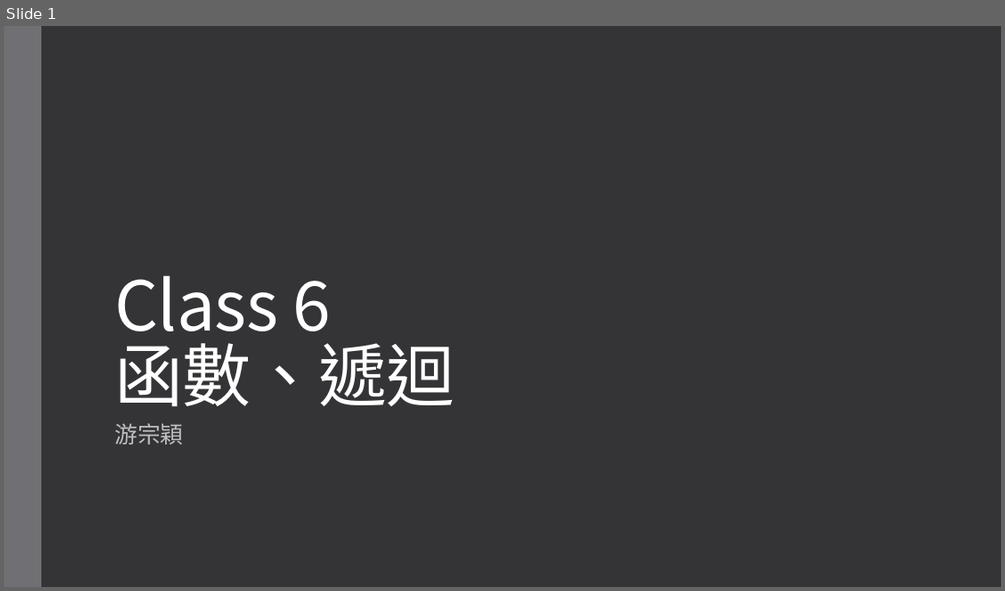
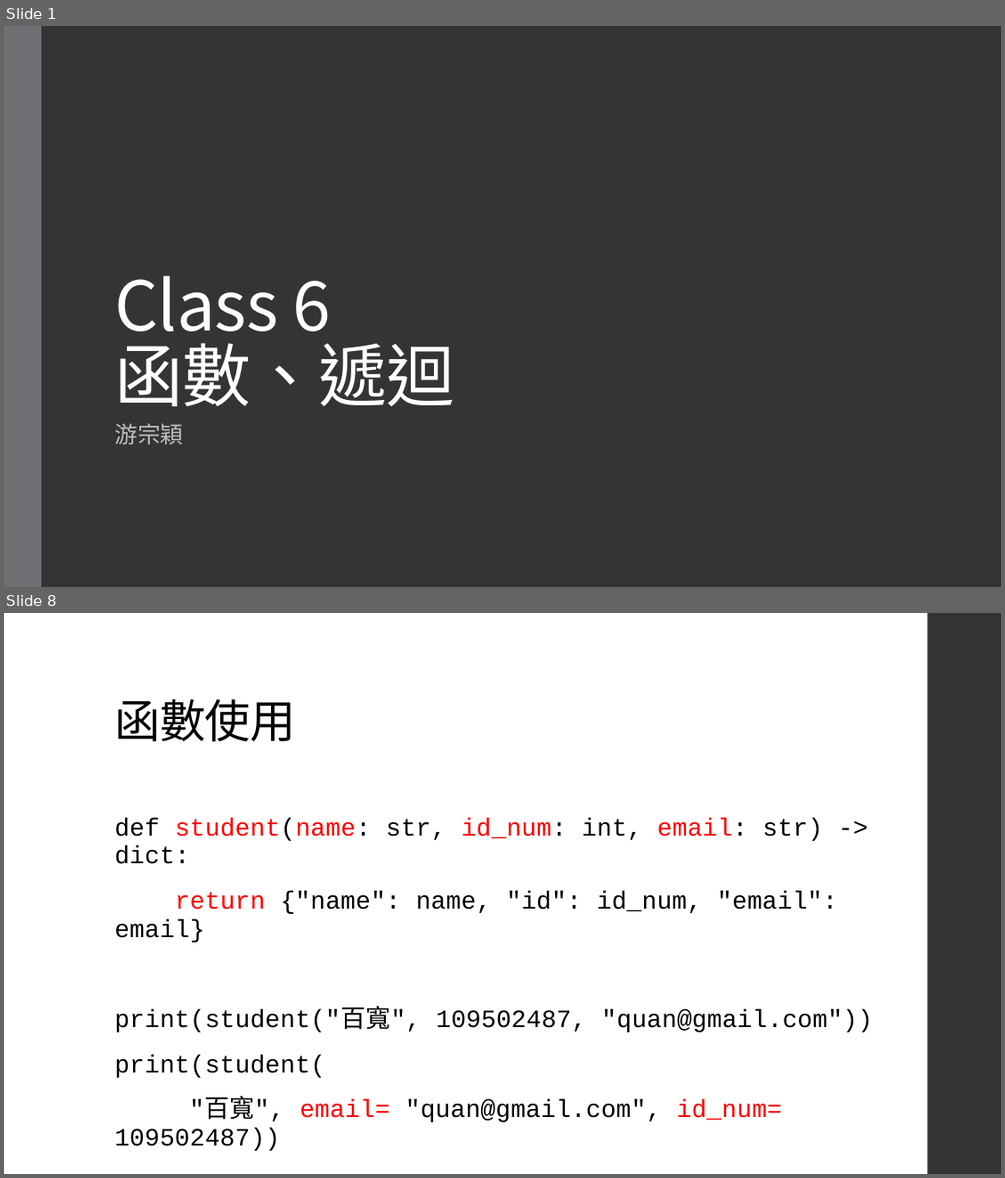
Before and after one commit to an920107/ServiceLearning, a slide deck: Class 6 函數、遞迴.pptx. Shown one above the other, each under a label of ours: slide 1 before the commit, slides 1 and 8 after it; the slides between them are not shown. The pictures are 1005x591 and 1005x1178 pixels, drawn with LibreOffice and Linux fonts; fonts in the diff are those of the drawing. Boxes give left, top, right and bottom in pixels: in the first picture for what was removed or moved away, otherwise in the second. Text is boxed around its words. In the diff, an @@ line names an element or a change of style, - is before the commit and + after.

```diff
--- a/Class 6 函數、遞迴.pptx
+++ b/Class 6 函數、遞迴.pptx
@@ slide 8 added at [4, 613, 1001, 1174], background #FFFFFF @@
@@ rectangle added at [928, 613, 1001, 1174], fill #353537 @@
@@ title added at [114, 699, 296, 742], 44 pt, text #000000 @@
+函數使用
@@ text added at [114, 818, 872, 1122], 24 pt, text #000000 @@
+def student(name: str, id_num: int, email: str) -> dict:
+return {"name": name, "id": id_num, "email": email}
+print(student("百寬", 109502487, "quan@gmail.com"))
+print(student(
+"百寬", email= "quan@gmail.com", id_num= 109502487))
```
Also in this commit, not shown: 16 other slides added.
